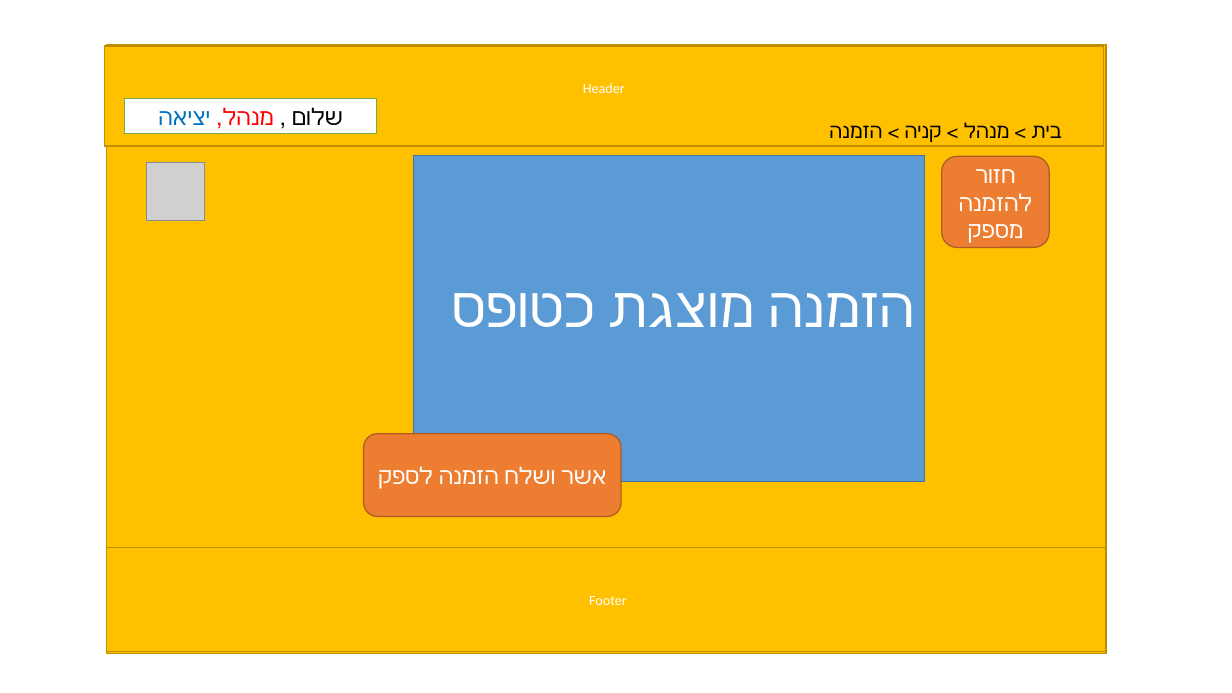
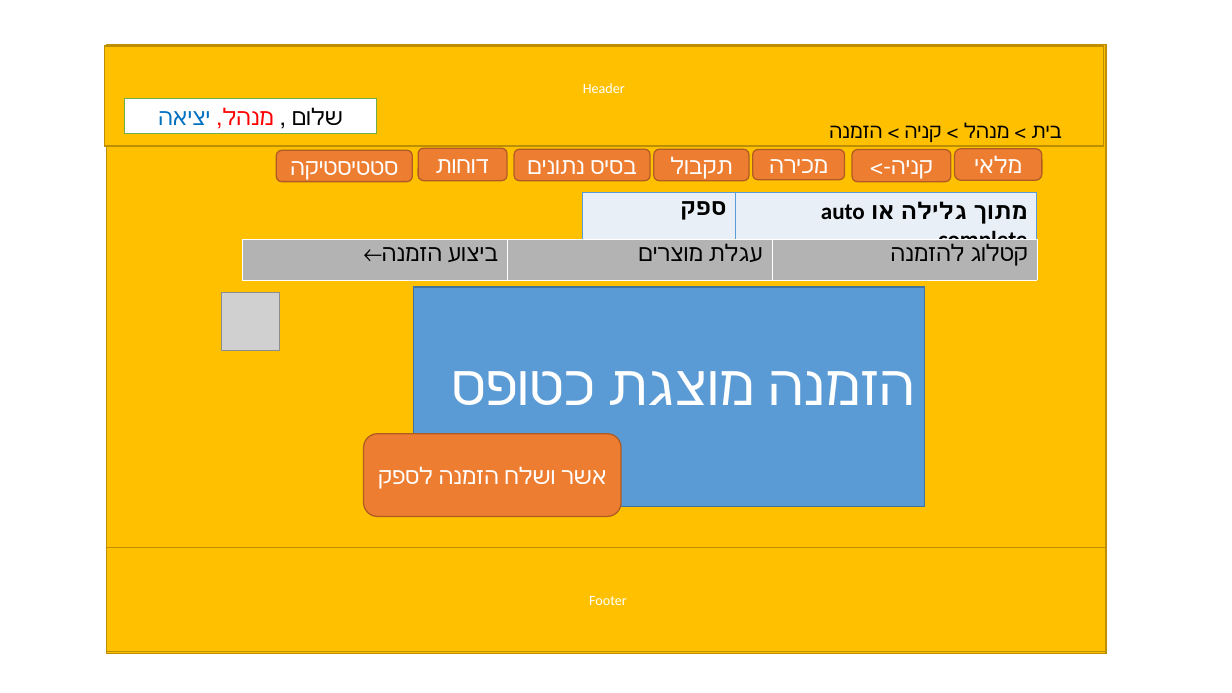
Before and after one commit to michaldror26/Final-Project-2019, a slide deck: slide 43 of ארבעת המינים (4).pptx (slide 48 before the commit). Drawn at 1232x693 pixels with LibreOffice and Linux fonts; fonts in the diff are those of the drawing; grey boxes stand for pictures. Boxes give left, top, right and bottom in pixels: in the first picture for what was removed or moved away, otherwise in the second. Text is boxed around its words. In the diff, an @@ line names an element or a change of style, - is before the commit and + after.

```diff
--- a/ארבעת המינים (4).pptx
+++ b/ארבעת המינים (4).pptx
@@ rectangle "הזמנה מוצגת כטופס": place and size @@
-rectangle "הזמנה מוצגת כטופס" at [413, 155, 924, 482]
+rectangle "הזמנה מוצגת כטופס" at [413, 287, 924, 507]
@@ group added at [276, 148, 1043, 182]: 7 rounded rectangles @@
+מכירה
+קניה->
+בסיס נתונים
+סטטיסטיקה
+דוחות
+תקבול
+מלאי
@@ rounded rectangle removed at [942, 156, 1049, 248] @@
-חזור להזמנה
-מספק
@@ table added at [583, 193, 1038, 258], 1 rows, 2 columns @@
+ספק | מתוך גלילה או auto complete
@@ table added at [242, 239, 1038, 488], 1 rows, 3 columns @@
+ביצוע הזמנה← | עגלת מוצרים | קטלוג להזמנה
@@ picture: place and size @@
-picture at [147, 163, 205, 221]
+picture at [222, 293, 280, 351]
```
Also in this commit, not shown: 76 other slides changed, 7 slides added, 11 slides removed.
